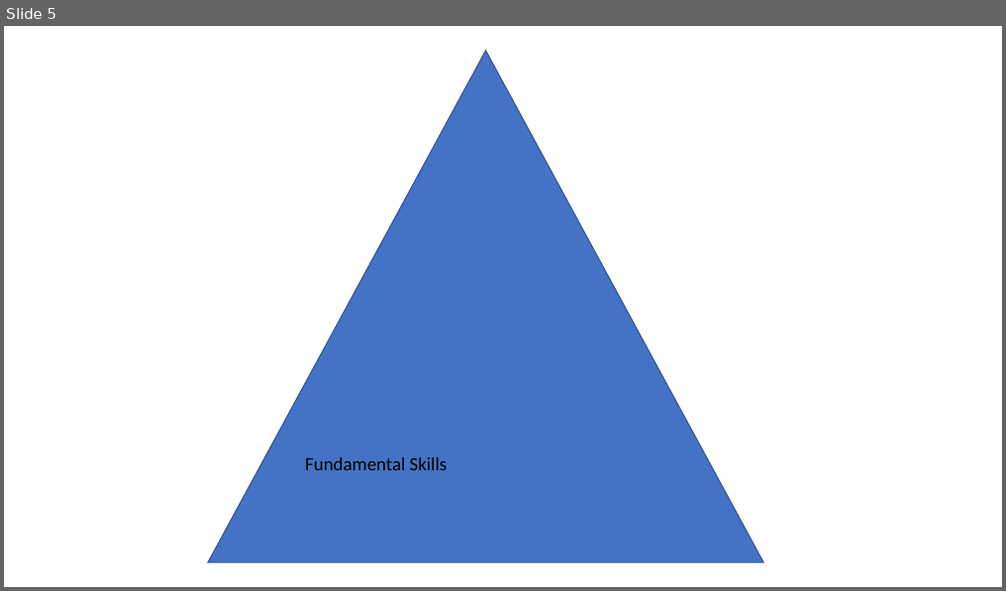
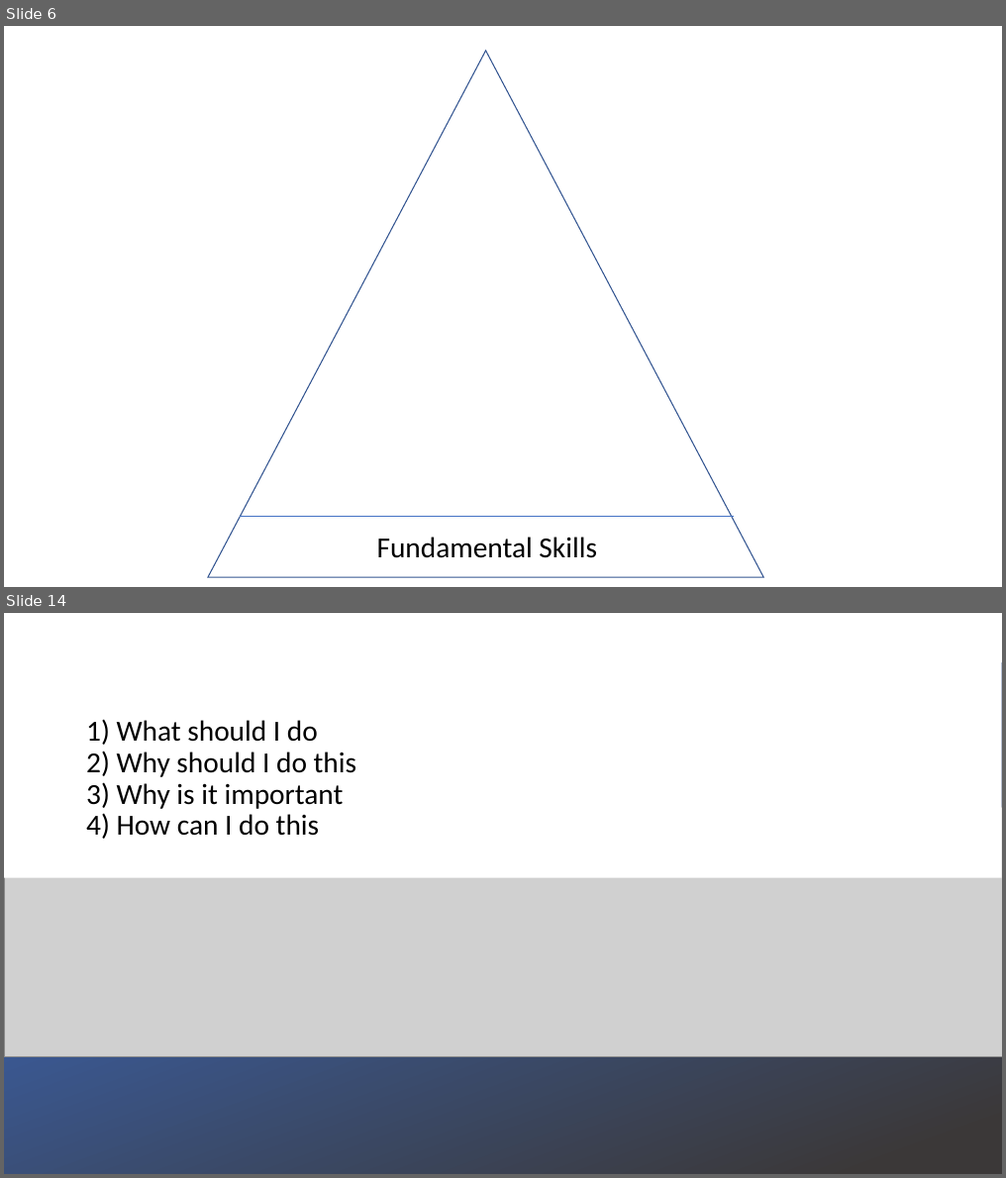
Before and after one commit to VladimirMakarevich/presentations, a slide deck: softskills/self management/self_management.pptx. Shown one above the other, each under a label of ours: slide 5 before the commit, slides 6 and 14 after it; the slides between them are not shown. The pictures are 1006x591 and 1006x1178 pixels, drawn with LibreOffice and Linux fonts; fonts in the diff are those of the drawing; grey boxes stand for pictures. Boxes give left, top, right and bottom in pixels: in the first picture for what was removed or moved away, otherwise in the second. Text is boxed around its words. In the diff, an @@ line names an element or a change of style, - is before the commit and + after.

```diff
--- a/softskills/self management/self_management.pptx
+++ b/softskills/self management/self_management.pptx
@@ slide 14 added at (x1=4, y1=613, x2=1002, y2=1174), background #FFFFFF @@
@@ rectangle added at (x1=4, y1=613, x2=1002, y2=878), fill #FFFFFF @@
@@ rectangle added at (x1=4, y1=663, x2=1002, y2=1174), fill gradient #3965B5 to #3B3838 @@
@@ title added at (x1=86, y1=719, x2=356, y2=839), 28 pt, text #000000 @@
+1) What should I do
+2) Why should I do this
+3) Why is it important
+4) How can I do this
@@ picture added at (x1=4, y1=808, x2=1002, y2=1057) @@
@@ what was slide 5 is now slide 6 @@
@@ slide 6 changed as well @@
@@ triangle resized from (x1=208, y1=51, x2=764, y2=563) to (x1=208, y1=51, x2=764, y2=577) @@
@@ triangle at (x1=208, y1=51, x2=764, y2=577): fill #4472C4 to none @@
@@ line added from (240, 516) to (735, 516), #4472C4 0.5 pt @@
@@ text "Fundamental Skills" moved from (x1=305, y1=458, x2=448, y2=471) to (x1=377, y1=537, x2=597, y2=559) @@
@@ text "Fundamental Skills" at (x1=377, y1=537, x2=597, y2=559): size 18 to 28 pt; alignment left to centre @@
```
Also in this commit, not shown: 4 other slides changed, 7 other slides added, 3 slides removed, 2 other files.
